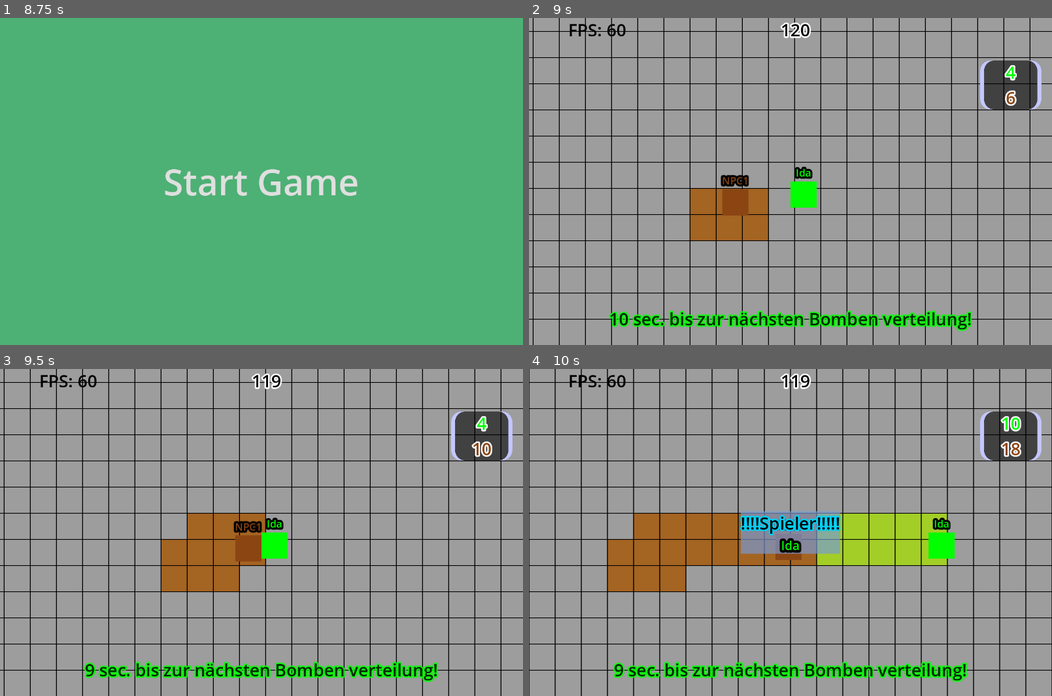
Above: before the commit, frames 1-4 (two rows, left to right).
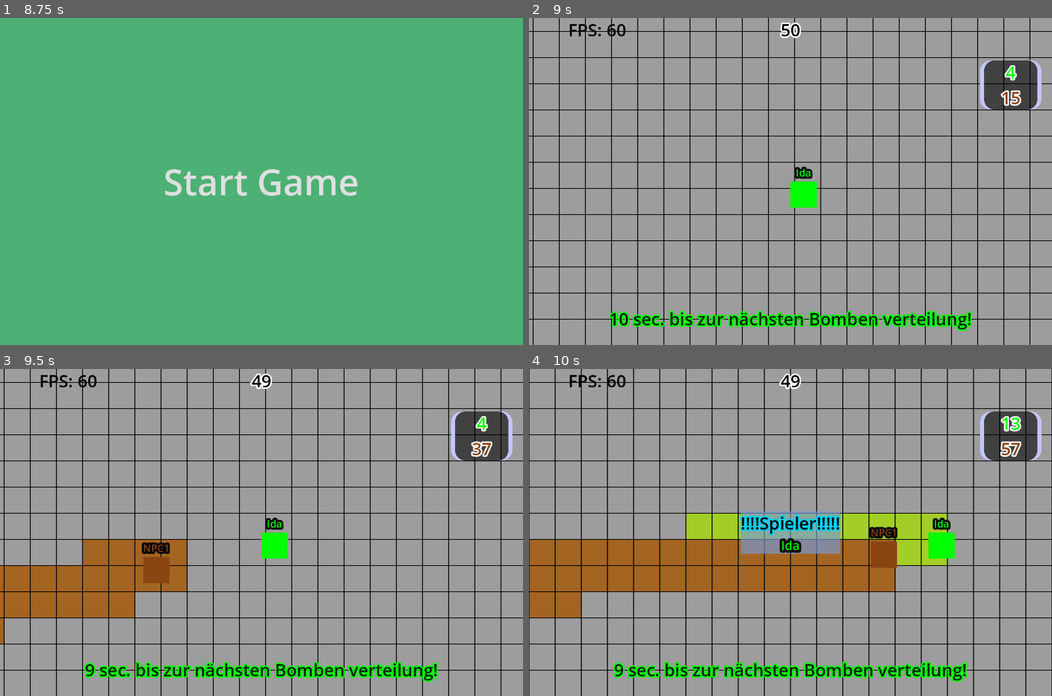
Above: after the commit, the same moments.

Repository: NIK-98/Paint_The_Ground
Game: Godot game, scene res://sceens/level.tscn
The game is run twice, just before and just after one commit, with the same random seed, the same clock (stepped at 60 frames per second) and the same inputs. This scene is started directly instead of the project's main scene.
Inputs (mouse positions are in pixels of both pictures, inside the frame that each line leads up to):
- Up to frame 1 (8.75 s): click (261, 31) at 0.52 s; type "Alex" at 0.6 s; click "Solo NPCs: 1" at 1.25 s; click "Solo NPCs: 2" at 2 s; click "Solo NPCs: 3" at 2.75 s; click "Solo NPCs: 1" at 3.5 s; click "Solo NPCs: 2" at 4.25 s; click "Solo NPCs: 3" at 5 s; click "Mänlich" at 5.75 s; click "Weiblich" at 6.5 s; click "Generate" at 7.25 s; click "Bestätiegen" at 8 s
- Up to frame 2 (9 s): click "Start Game" at 8.75 s
- Up to frame 3 (9.5 s): no input
- Up to frame 4 (10 s): move the mouse to (905, 516) at 9.52 s; hold D (right) from 9.53 s (still down); hold Tab (Info) from 9.53 s (still down); click (905, 516) at 9.67 s

Frame 1 is identical in both runs. In frame 2, 2.8% of the frame differs, in the area x 30-95%, y 1-68%; in frame 3, 9.0%; in frame 4, 10%, in the area x 0-95%, y 1-76%.
Error before the commit: Attempt to call function 'get_node' in base 'null instance' on a null instance. (res://scripts/level.gd:194)
Error after the commit: Attempt to call function 'get_node' in base 'null instance' on a null instance. (res://scripts/level.gd:202)

Commit message:
bomben id zugewiesen

Diff:
--- a/sceens/level.tscn
+++ b/sceens/level.tscn
@@ -363,7 +363,7 @@
 [node name="Scoreboard" parent="." instance=ExtResource("17_4co2s")]
 
 [node name="Timer" type="Timer" parent="." groups=["timer"]]
-wait_time = 120.0
+wait_time = 50.0
 
 [node name="Timerende" type="Timer" parent="."]
 wait_time = 3.0
--- a/scripts/level.gd
+++ b/scripts/level.gd
@@ -14,6 +14,7 @@
 @onready var Bomben = get_node("Bomben")
 @export var starting = false
 @export var playerlist = []
+var loaded_seson = false
 
 var Time_out = false
 
@@ -134,9 +135,15 @@
 func spawn_npc():
 	for i in range(Global.count_npcs):
 		var new_npc = npc.instantiate()
-		new_npc.name = "NPC1"
+		new_npc.name = str(multiplayer.get_unique_id())
 		get_node("Players").add_child(new_npc, true)
 		add_score(new_npc.name, true)
+
+
+func del_npc(id):
+	if not get_node("Players").has_node(str(id)):
+		return
+	get_node("Players").get_node(str(id)).queue_free()
 
 
 func add_score(id, np: bool):
@@ -174,6 +181,7 @@
 	del_text_tap(id)
 	del_score(id)
 	del_player(id)
+	del_npc(id)
 
 
 func del_player(id: int):
@@ -211,7 +219,8 @@
 	reset_bomben.rpc()
 	wertungs_anzeige_aktivieren.rpc()
 	starting_game.rpc()
-	if get_node("loby").player_conect_count == 1 and get_node("loby").count_players_wait == 1:
+	if get_node("loby").player_conect_count == 1 and get_node("loby").count_players_wait == 1 and not loaded_seson:
+		loaded_seson = true
 		spawn_npc()
 
 
@@ -269,9 +278,3 @@
 		return
 	get_node("Scoreboard").update_scoreboard()
 	get_node("Scoreboard/CanvasLayer").visible = true
-	for n in get_node("Players").get_children():
-		if n.is_in_group("npc"):
-			n.queue_free()
-	for n in get_node("Werten/PanelContainer/Wertung").get_children():
-		if n.is_npc:
-			n.queue_free()
--- a/scripts/npc.gd
+++ b/scripts/npc.gd
@@ -22,10 +22,19 @@
 var dir: Vector2
 @export var paint_radius = 2
 
+
+func _enter_tree():
+	set_multiplayer_authority(name.to_int())
+
+
 # Called when the node enters the scene tree for the first time.
 func _ready():
 	color_change()
-	$Name.text = str(name)
+	var npc_count = 1
+	for i in get_parent().get_children():
+		if i.is_in_group("npc"):
+			i.get_node("Name").text = str("NPC",npc_count)
+			npc_count += 1
 	position = Vector2(randi_range(npc_spawn_grenze,Global.Spielfeld_Size.x-npc_spawn_grenze-$Color.size.x),randi_range(npc_spawn_grenze,Global.Spielfeld_Size.y-npc_spawn_grenze-$Color.size.y))
 
 func _physics_process(delta):
@@ -47,7 +56,6 @@
 		if level.get_node("CanvasLayer/Time").visible and not level.Time_out:
 			paint()
 			score_counter()
-
 			velocity = move_npc()*delta
 
 			if position.x < get_node("Color").size.x:
@@ -67,6 +75,7 @@
 			ende = true
 			$Timer.stop()
 			level.get_node("Timerende").start()
+
 
 func color_change():
 	for i in range(len(get_parent().get_children())):
